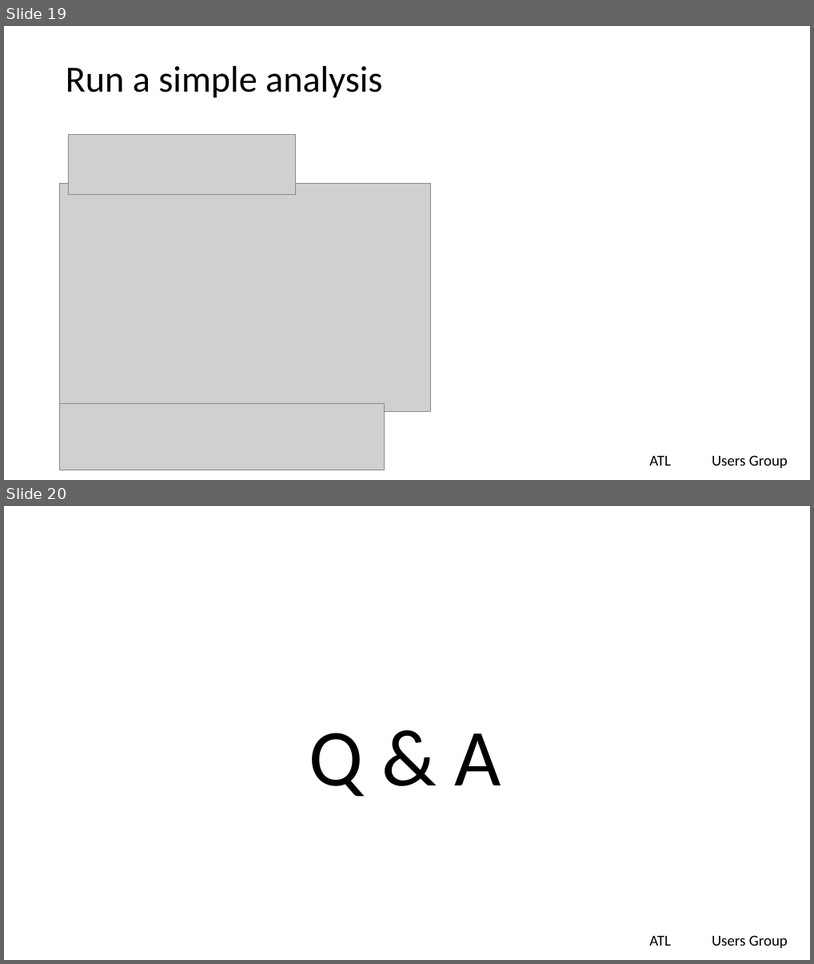
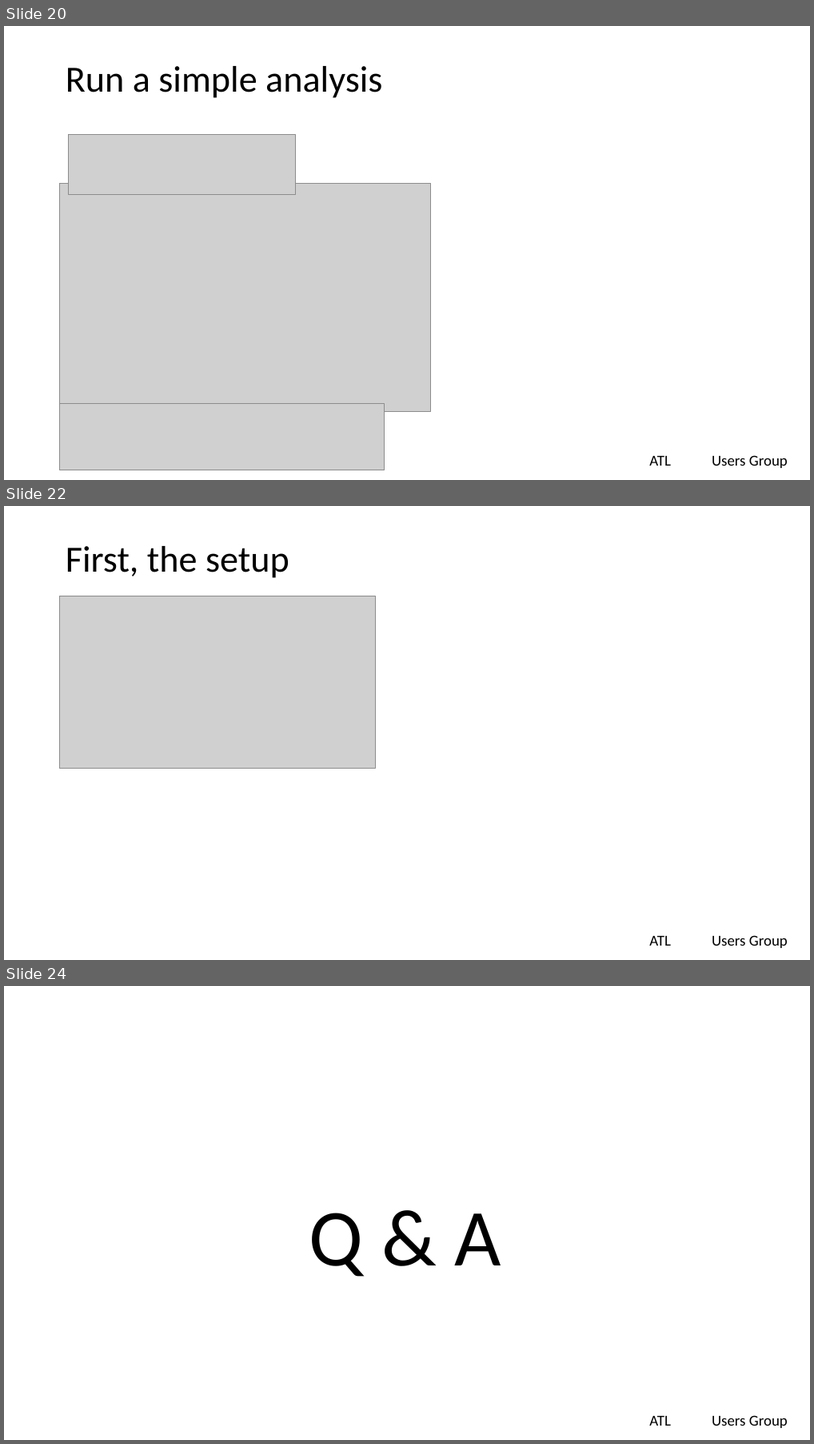
Before and after one commit to lgreski/readingFilesInR, a slide deck: presentation/readingFixedFilesInR.pptx. Shown one above the other, each under a label of ours: slides 19 and 20 before the commit, slides 20, 22 and 24 after it; the slides between them are not shown. The pictures are 814x964 and 814x1444 pixels, drawn with LibreOffice and Linux fonts; fonts in the diff are those of the drawing; grey boxes stand for pictures; background and template pictures are left out. Boxes give left, top, right and bottom in pixels: in the first picture for what was removed or moved away, otherwise in the second. Text is boxed around its words. In the diff, an @@ line names an element or a change of style, - is before the commit and + after.

```diff
--- a/presentation/readingFixedFilesInR.pptx
+++ b/presentation/readingFixedFilesInR.pptx
@@ slide 22 added at bbox=[4, 506, 810, 960], background #FFFFFF; not listed: 2 template elements that a slide beside it also shows @@
@@ title added at bbox=[66, 546, 290, 578], 44 pt, text #000000 @@
+First, the setup
@@ picture added at bbox=[60, 596, 376, 768] @@
@@ what was slide 19 is now slide 20 @@
@@ what was slide 20 is now slide 24 @@
```
Also in this commit, not shown: 6 slides changed, 5 other slides added, 1 slide removed.
